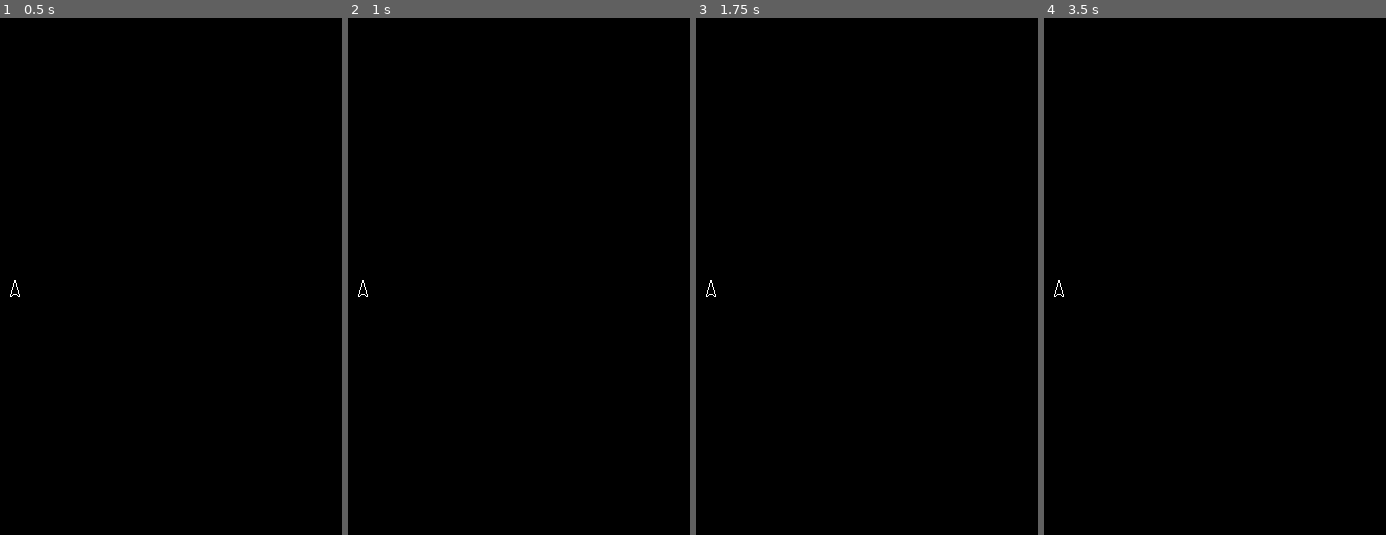
Above: before the commit, frames 1-4 (left to right).
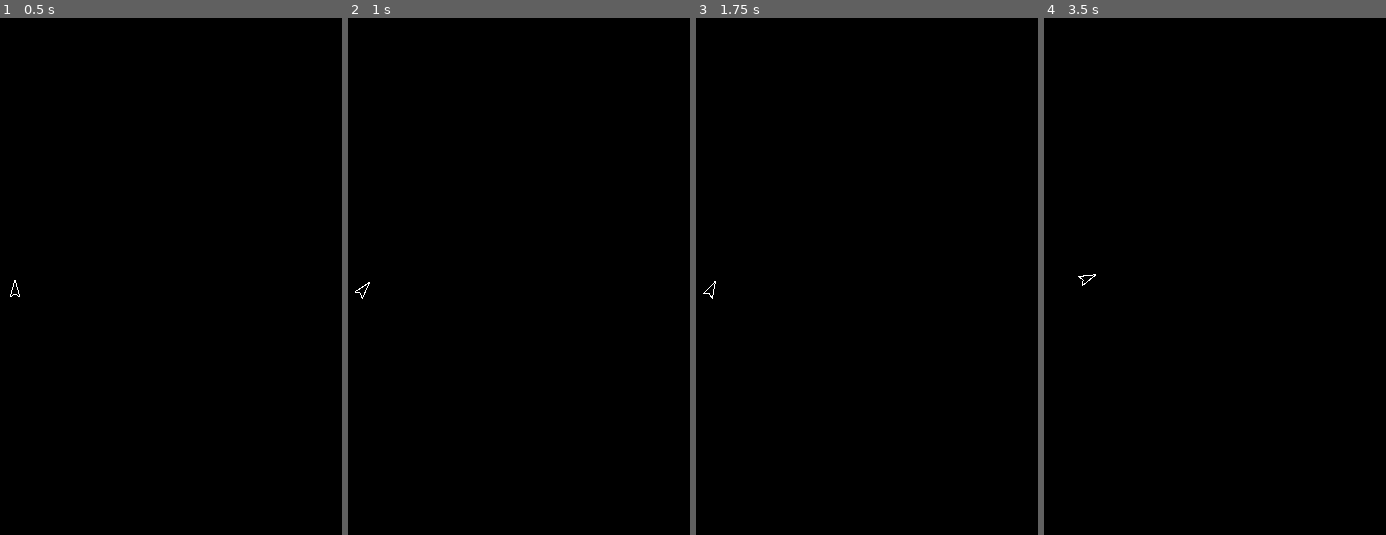
Above: after the commit, the same moments.

Repository: jakemeinershagen/rocky-comets
Game: Godot game, scene res://scenes/world.tscn
Same seed, same stepped clock (60 frames per second), same inputs: the game is played once before the commit and once after it.
Inputs:
- Up to frame 1 (0.5 s): no input
- Up to frame 2 (1 s): tap Enter at 0.5 s; hold D (right, bound only after the commit) from 0.53 s (still down)
- Up to frame 3 (1.75 s): tap Space at 1.25 s; release D (right, bound only after the commit) at 1.28 s; hold A (left, bound only after the commit) from 1.28 s (still down)
- Up to frame 4 (3.5 s): tap Enter at 2 s; release A (left, bound only after the commit) at 2.03 s; hold D (right, bound only after the commit) 2.03-2.78 s; tap Space at 2.75 s; hold W (up, bound only after the commit) from 2.78 s (still down)

Frame 1 is identical in both runs. In frame 2, less than 0.1% of the frame differs, in the area x 2-7%, y 50-55%; in frame 3, less than 0.1%; in frame 4, less than 0.1%, in the area x 2-16%, y 49-54%.

Commit message:
ship movement working

Diff:
--- a/project.godot
+++ b/project.godot
@@ -20,6 +20,33 @@
 window/size/viewport_width=700
 window/size/viewport_height=525
 
+[input]
+
+up={
+"deadzone": 0.5,
+"events": [Object(InputEventKey,"resource_local_to_scene":false,"resource_name":"","device":-1,"window_id":0,"alt_pressed":false,"shift_pressed":false,"ctrl_pressed":false,"meta_pressed":false,"pressed":false,"keycode":0,"physical_keycode":87,"key_label":0,"unicode":119,"location":0,"echo":false,"script":null)
+, Object(InputEventKey,"resource_local_to_scene":false,"resource_name":"","device":-1,"window_id":0,"alt_pressed":false,"shift_pressed":false,"ctrl_pressed":false,"meta_pressed":false,"pressed":false,"keycode":0,"physical_keycode":4194320,"key_label":0,"unicode":0,"location":0,"echo":false,"script":null)
+]
+}
+down={
+"deadzone": 0.5,
+"events": [Object(InputEventKey,"resource_local_to_scene":false,"resource_name":"","device":-1,"window_id":0,"alt_pressed":false,"shift_pressed":false,"ctrl_pressed":false,"meta_pressed":false,"pressed":false,"keycode":0,"physical_keycode":83,"key_label":0,"unicode":115,"location":0,"echo":false,"script":null)
+, Object(InputEventKey,"resource_local_to_scene":false,"resource_name":"","device":-1,"window_id":0,"alt_pressed":false,"shift_pressed":false,"ctrl_pressed":false,"meta_pressed":false,"pressed":false,"keycode":0,"physical_keycode":4194322,"key_label":0,"unicode":0,"location":0,"echo":false,"script":null)
+]
+}
+left={
+"deadzone": 0.5,
+"events": [Object(InputEventKey,"resource_local_to_scene":false,"resource_name":"","device":-1,"window_id":0,"alt_pressed":false,"shift_pressed":false,"ctrl_pressed":false,"meta_pressed":false,"pressed":false,"keycode":0,"physical_keycode":65,"key_label":0,"unicode":97,"location":0,"echo":false,"script":null)
+, Object(InputEventKey,"resource_local_to_scene":false,"resource_name":"","device":-1,"window_id":0,"alt_pressed":false,"shift_pressed":false,"ctrl_pressed":false,"meta_pressed":false,"pressed":false,"keycode":0,"physical_keycode":4194319,"key_label":0,"unicode":0,"location":0,"echo":false,"script":null)
+]
+}
+right={
+"deadzone": 0.5,
+"events": [Object(InputEventKey,"resource_local_to_scene":false,"resource_name":"","device":-1,"window_id":0,"alt_pressed":false,"shift_pressed":false,"ctrl_pressed":false,"meta_pressed":false,"pressed":false,"keycode":0,"physical_keycode":68,"key_label":0,"unicode":100,"location":0,"echo":false,"script":null)
+, Object(InputEventKey,"resource_local_to_scene":false,"resource_name":"","device":-1,"window_id":0,"alt_pressed":false,"shift_pressed":false,"ctrl_pressed":false,"meta_pressed":false,"pressed":false,"keycode":0,"physical_keycode":4194321,"key_label":0,"unicode":0,"location":0,"echo":false,"script":null)
+]
+}
+
 [layer_names]
 
 2d_physics/layer_1="ship"
--- a/scenes/ship.tscn
+++ b/scenes/ship.tscn
@@ -1,7 +1,10 @@
-[gd_scene format=3 uid="uid://bgfel2gviijwi"]
+[gd_scene load_steps=2 format=3 uid="uid://bgfel2gviijwi"]
+
+[ext_resource type="Script" path="res://scripts/ship.gd" id="1_hkqyn"]
 
 [node name="CharacterBody2D" type="CharacterBody2D"]
-collision_mask = 0
+collision_mask = 2
+script = ExtResource("1_hkqyn")
 
 [node name="Line2D" type="Line2D" parent="."]
 points = PackedVector2Array(-5, 7, 0, -10, 5, 7, 0, 4)
--- /dev/null
+++ b/scripts/ship.gd
@@ -0,0 +1,22 @@
+extends CharacterBody2D
+
+var ACCEL = 2
+var MAX_SPEED = 5
+var ROTATION_SPEED = 90
+
+@onready var screen_size = get_viewport_rect().size
+
+func _physics_process(delta: float) -> void:
+	var rotation_dir = Input.get_axis("left", "right")
+
+	rotation_degrees += rotation_dir * ROTATION_SPEED * delta
+
+	var ship_forward_dir = -transform.y
+
+	velocity += ship_forward_dir * Input.get_action_strength("up") * delta * ACCEL
+	velocity = velocity.limit_length(MAX_SPEED)
+
+	position.x = wrapf(position.x, 0, screen_size.x)
+	position.y = wrapf(position.y, 0, screen_size.y)
+
+	move_and_collide(velocity)
Not shown, added: CREDITS.md
